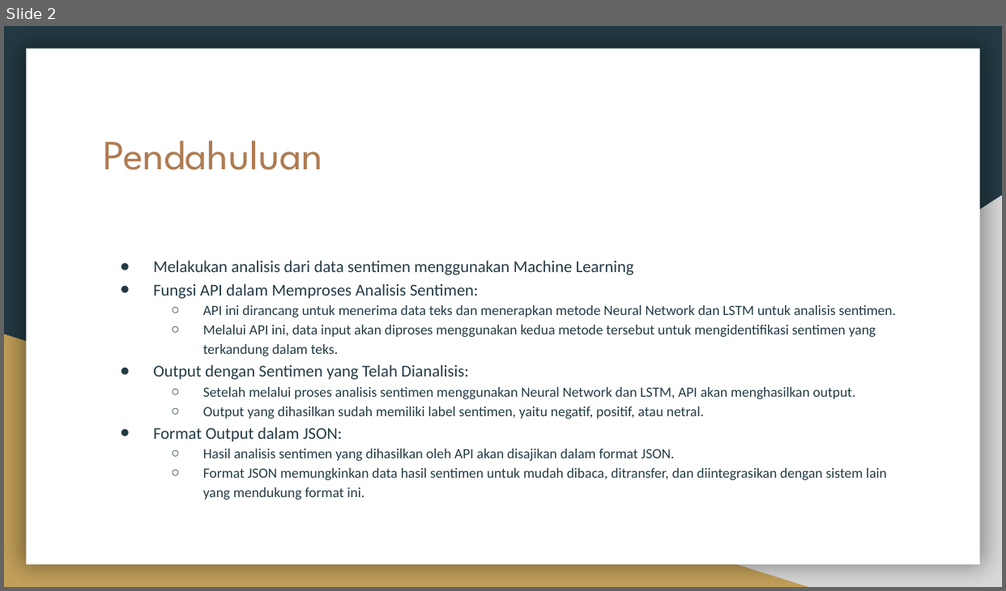
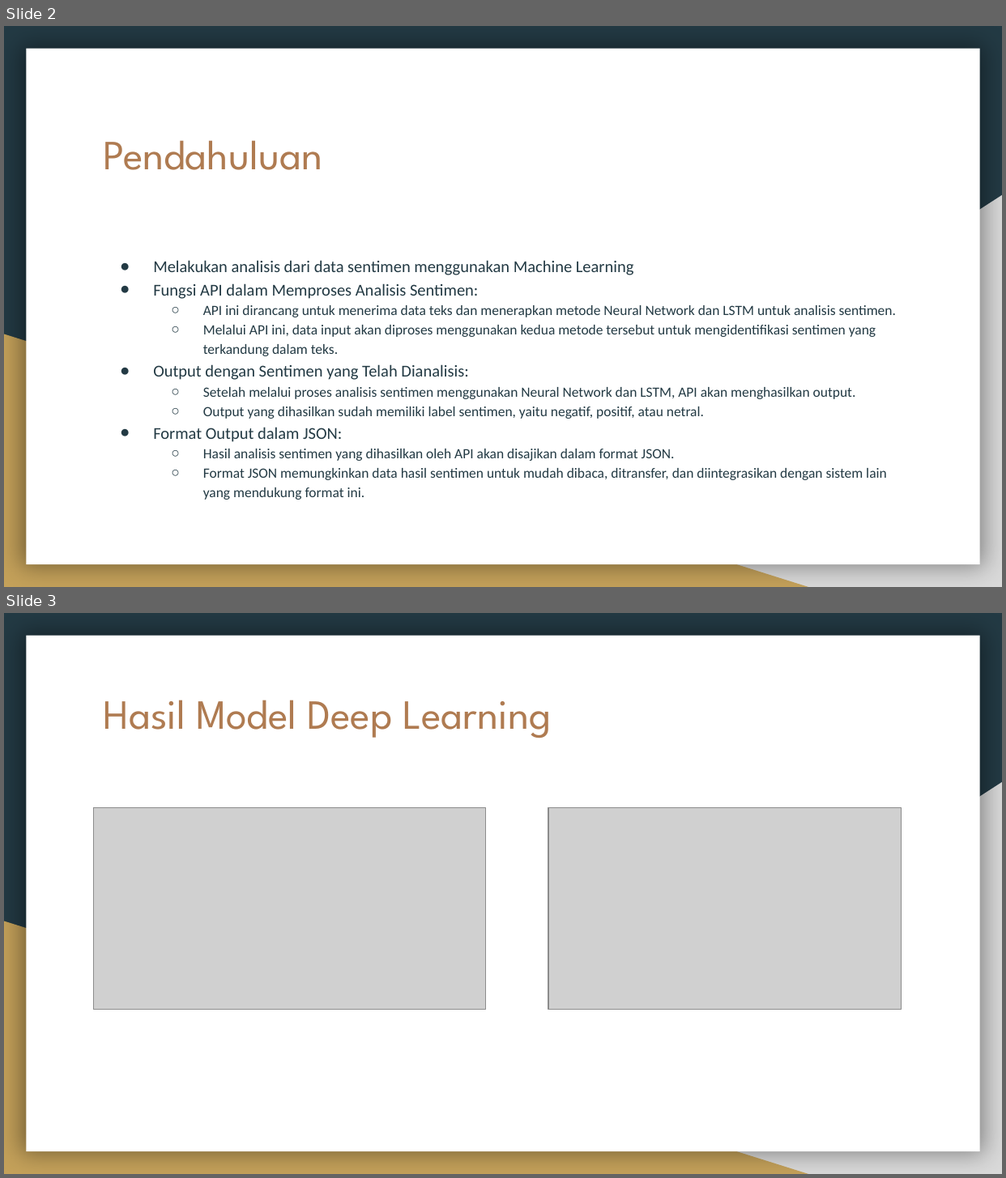
Before and after one commit to raihaneka50908/F_DSC2200908_08_Raihan_hate-speech_Platinum, a slide deck: Challenge Platinum_ Membuat API untuk Analisis Sentimen dan Laporan Analisis Data berdasarkan Sentimen.pptx. Shown one above the other, each under a label of ours: slide 2 before the commit, slides 2 and 3 after it. The pictures are 1006x591 and 1006x1178 pixels, drawn with LibreOffice and Linux fonts; fonts in the diff are those of the drawing; grey boxes stand for pictures. Boxes give left, top, right and bottom in pixels: in the first picture for what was removed or moved away, otherwise in the second. Text is boxed around its words. In the diff, an @@ line names an element or a change of style, - is before the commit and + after.

Commit message:
Update Challenge Platinum_ Membuat API untuk Analisis Sentimen dan Laporan Analisis Data berdasarkan Sentimen.pptx
Tambahan Hasil

```diff
--- a/Challenge Platinum_ Membuat API untuk Analisis Sentimen dan Laporan Analisis Data berdasarkan Sentimen.pptx
+++ b/Challenge Platinum_ Membuat API untuk Analisis Sentimen dan Laporan Analisis Data berdasarkan Sentimen.pptx
@@ slide 3 added at (x1=4, y1=613, x2=1002, y2=1174), background #233A44; not listed: 3 template elements that a slide beside it also shows @@
@@ title added at (x1=104, y1=700, x2=551, y2=738), 30 pt, text #AF7B51 @@
+Hasil Model Deep Learning
@@ picture added at (x1=94, y1=807, x2=486, y2=1009) @@
@@ picture added at (x1=549, y1=807, x2=901, y2=1009) @@
```
Also in this commit, not shown: 5 other slides added.
